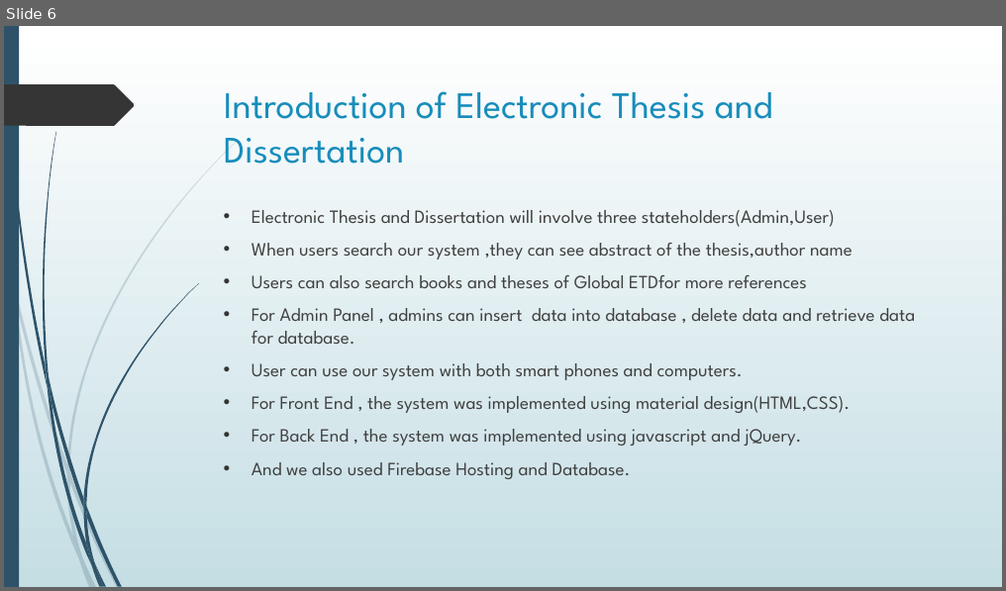
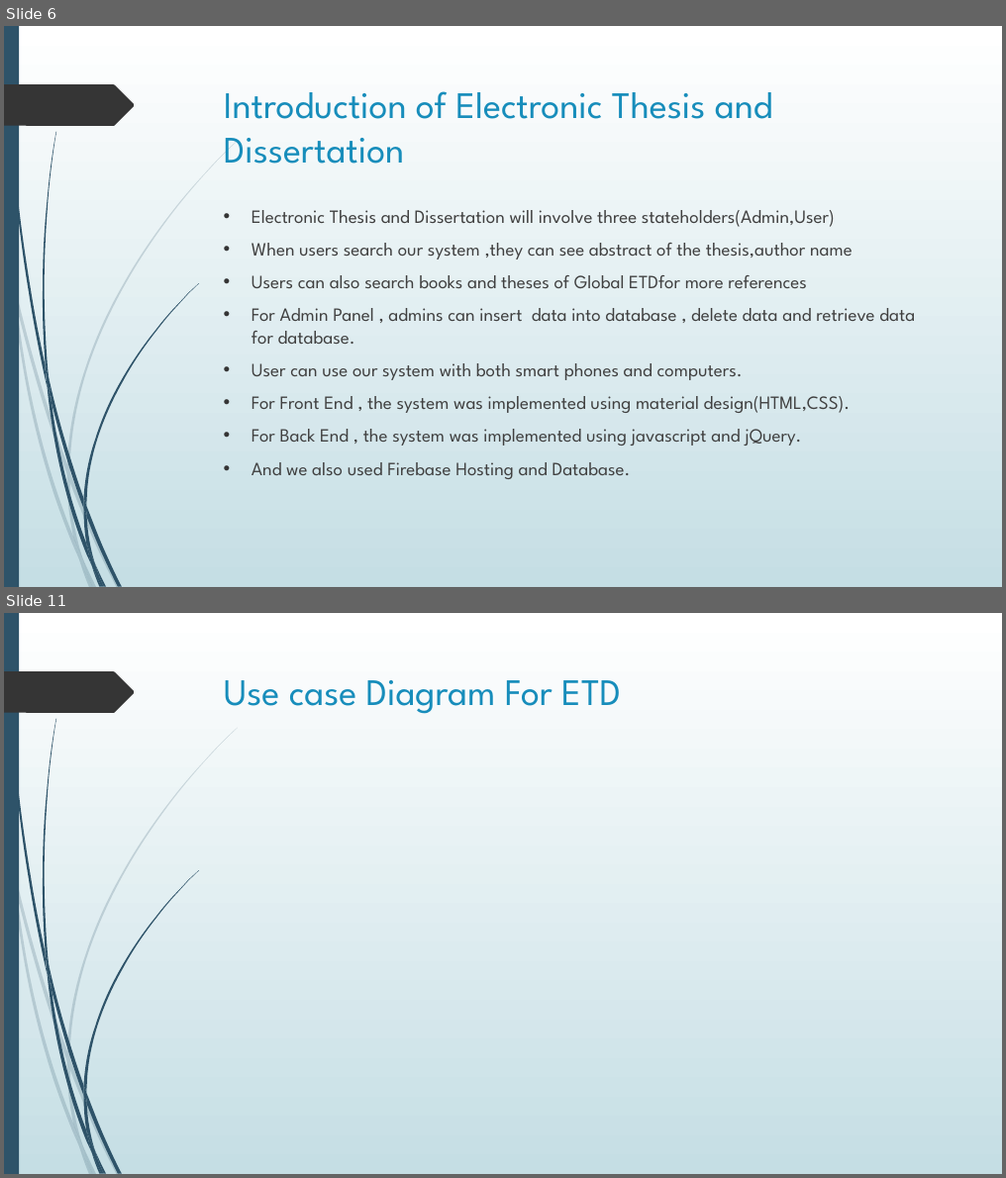
Before and after one commit to bravo-mdy-geo/Powerpoint, a slide deck: 1.pptx. Shown one above the other, each under a label of ours: slide 6 before the commit, slides 6 and 11 after it; the slides between them are not shown. The pictures are 1006x591 and 1006x1178 pixels, drawn with LibreOffice and Linux fonts; fonts in the diff are those of the drawing. Boxes give left, top, right and bottom in pixels: in the first picture for what was removed or moved away, otherwise in the second. Text is boxed around its words. In the diff, an @@ line names an element or a change of style, - is before the commit and + after.

```diff
--- a/1.pptx
+++ b/1.pptx
@@ slide 11 added at [4,613,1002,1174], background gradient #FFFFFF to #C5DEE5; not listed: 24 template elements that a slide beside it also shows @@
@@ title added at [224,680,621,714], 36 pt, text #178DBB @@
+Use case Diagram For ETD
```
Also in this commit, not shown: 8 other slides added.
